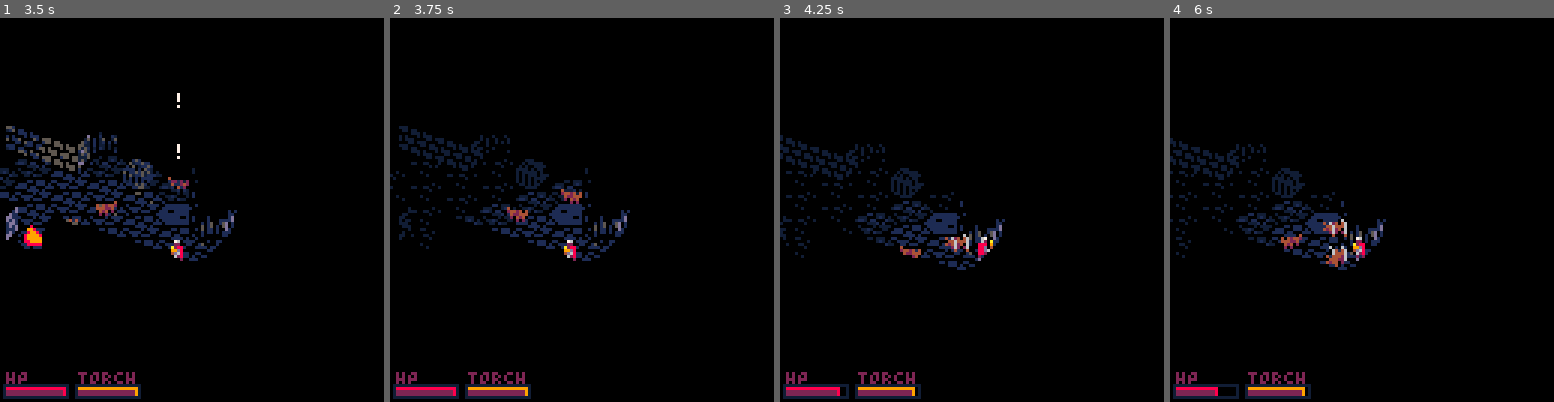
Above: before the commit, frames 1-4 (left to right).
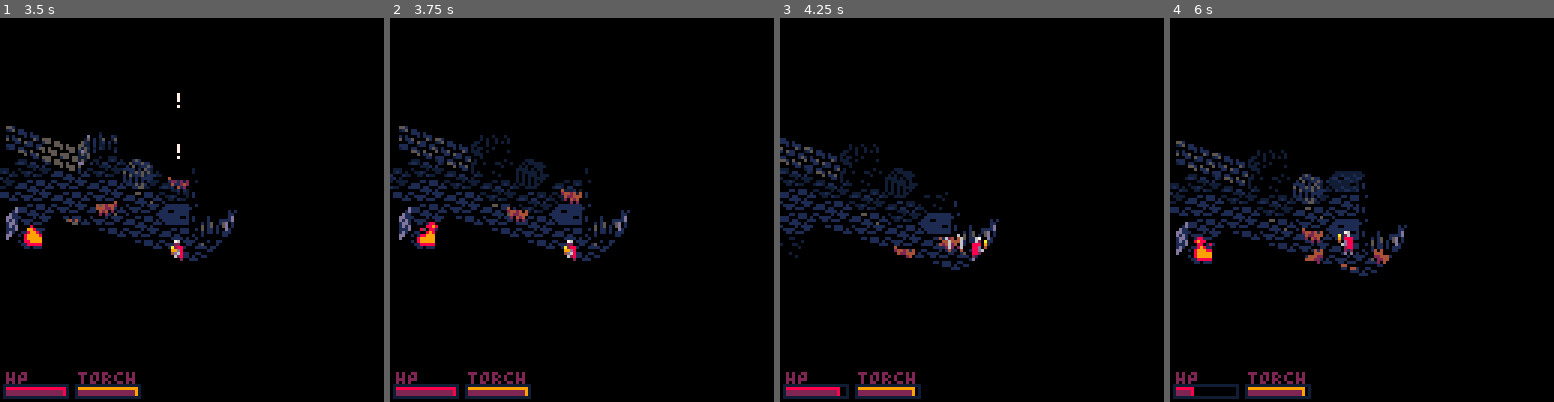
Above: after the commit, the same moments.

Repository: Woflox/intoruins
Game: PICO-8 cartridge cavedunj.p8
Two runs of this game, one before a commit and one after it. Both use one fixed random seed, a clock stepped at 60 frames per second and the inputs below.
Inputs:
- Up to frame 1 (3.5 s): tap X (X key) at 0.33, 1.07, 1.85, 2.97 s; tap O (Z key) at 0.7, 1.7, 2.1, 2.5, 2.9, 3.3 s; hold Right 1.6-2.1 s; hold Up 2.15-2.42 s; hold Right 2.47-3.03 s; hold Left from 3.08 s (still down)
- Up to frame 2 (3.75 s): release Left at 3.58 s; hold Down from 3.63 s (still down); tap O (Z key) at 3.7 s
- Up to frame 3 (4.25 s): release Down at 3.97 s; hold Right from 4.02 s (still down); tap X (X key) at 4.08 s; tap O (Z key) at 4.1 s
- Up to frame 4 (6 s): tap O (Z key) every 0.4 s from 4.5 to 5.7 s; release Right at 4.68 s; hold Up 4.73-5.03 s; hold Left 5.08-5.68 s; tap X (X key) at 5.2 s; hold Down from 5.73 s (still down)

Frame 1 is identical in both runs. In frame 2, 3.1% of the frame differs, in the area x 0-34%, y 28-61%; in frame 3, 6.2%; in frame 4, 8.3%, in the area x 0-62%, y 31-99%.

Commit message:
effects and items can cast light, fire casts light

Diff:
--- a/cavedunj.p8
+++ b/cavedunj.p8
@@ -264,8 +264,6 @@
 		end
 	end
 	camera(0,0)
-	--print("fps: "..stat(7)..
-	--      " cpu: "..stat(1),0,2,5)
 	cursor(1,2)
 	for i,entry in ipairs(textlog) do
 		local t = time()-entry[2]
@@ -441,10 +439,8 @@
 			if adjtile and
 						adjtile.lightsrc then
 				typ = litsprite
-			 if adjtile.ent then
-					pal(8,adjtile.ent.lcool and 13 or 4)
-					pal(9,adjtile.ent.lcool and 12 or 9)
-			 end
+				pal(8,adjtile.lcool and 13 or 4)
+				pal(9,adjtile.lcool and 12 or 9)
 			end
 		end
 	end
@@ -777,11 +773,27 @@
  alltiles(
  function(pos,tl)
 		ent = tl.ent
-		tl.light = (gamestate=="gameover" and
-		           (ent==player and 1)) or
-		           (ent and ent.light) or -20
-		tl.lightsrc = tl.light>=2
-		if tl.light>0 then
+		function checklight(var)
+			if tl[var] and tl[var].light then
+				local light=tl[var].light
+				if light>tl.light then
+					tl.light=light
+					if light>=2 then
+						tl.lightsrc=true
+						tl.lcool=tl[var].lcool
+					end
+				end
+			end
+		end
+		tl.light=0
+		tl.lightsrc=false
+		checklight("item")
+		checklight("effect")
+		checklight("ent")
+  if gamestate=="gameover" then
+  	tl.light = ent==player and 1 or -10
+  end
+  if tl.light>0 then
 			add(tovisit,pos)
 		end
 	end)
